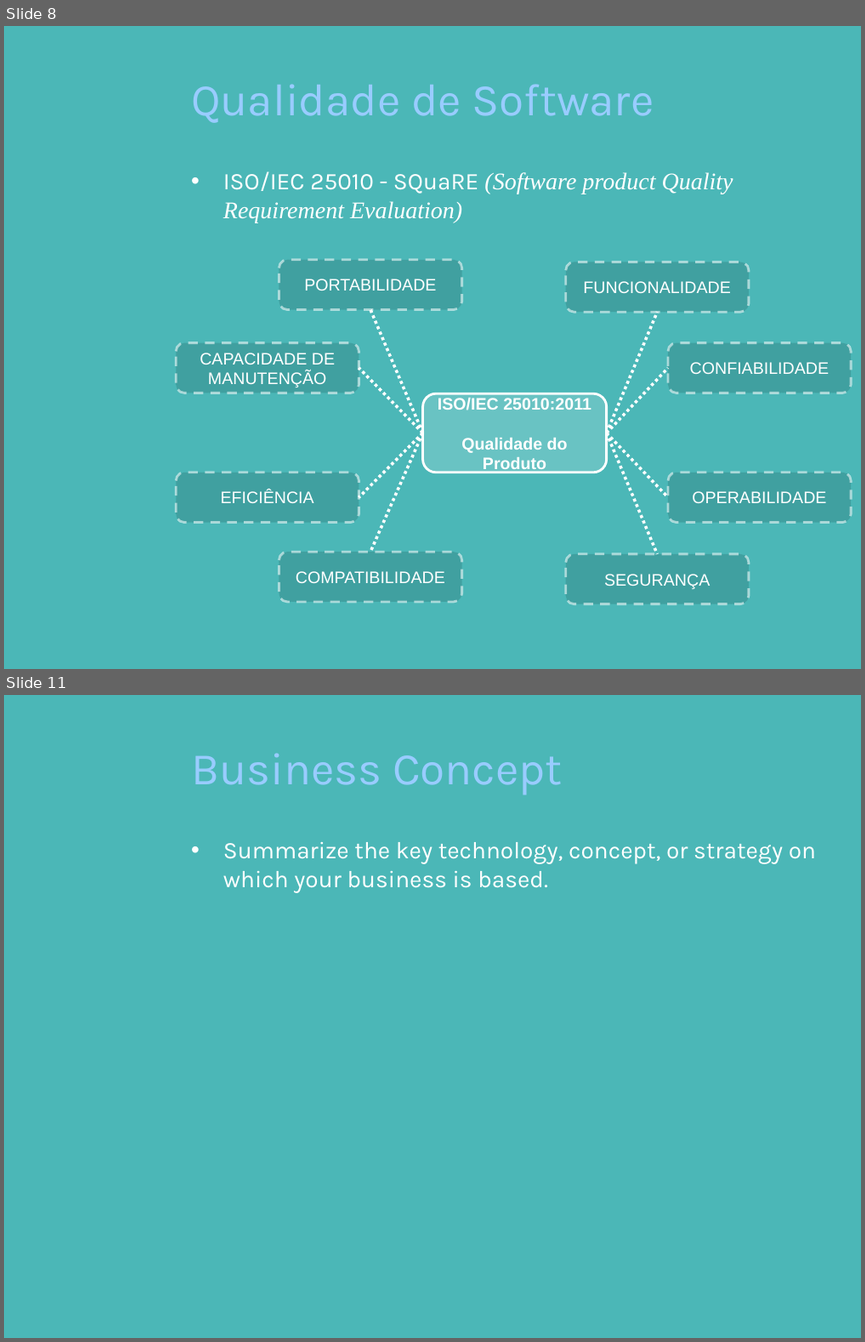
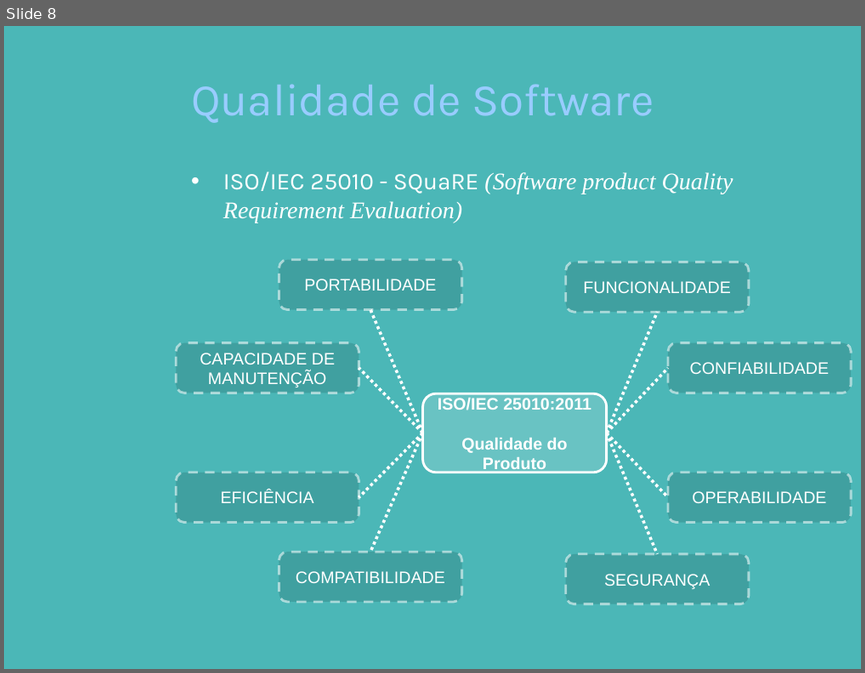
Before and after one commit to pddnew/monografia, a slide deck: presentation/presentation_1.0.0.pptx. Shown one above the other, each under a label of ours: slides 8 and 11 before the commit, slide 8 after it; the slides between them are not shown. The pictures are 865x1342 and 865x673 pixels, drawn with LibreOffice and Linux fonts; fonts in the diff are those of the drawing; background and template pictures are left out. Boxes give left, top, right and bottom in pixels: in the first picture for what was removed or moved away, otherwise in the second. Text is boxed around its words. In the diff, an @@ line names an element or a change of style, - is before the commit and + after.

```diff
--- a/presentation/presentation_1.0.0.pptx
+++ b/presentation/presentation_1.0.0.pptx
@@ slide 11 removed at [4,695,861,1338], background picture (left out) @@
@@ title removed at [191,753,562,794] @@
-Business Concept
@@ text removed at [223,842,816,893] @@
-• Summarize the key technology, concept, or strategy on which your business is based.
```
Also in this commit, not shown: 2 slides changed, 10 slides added, 7 other slides removed.
